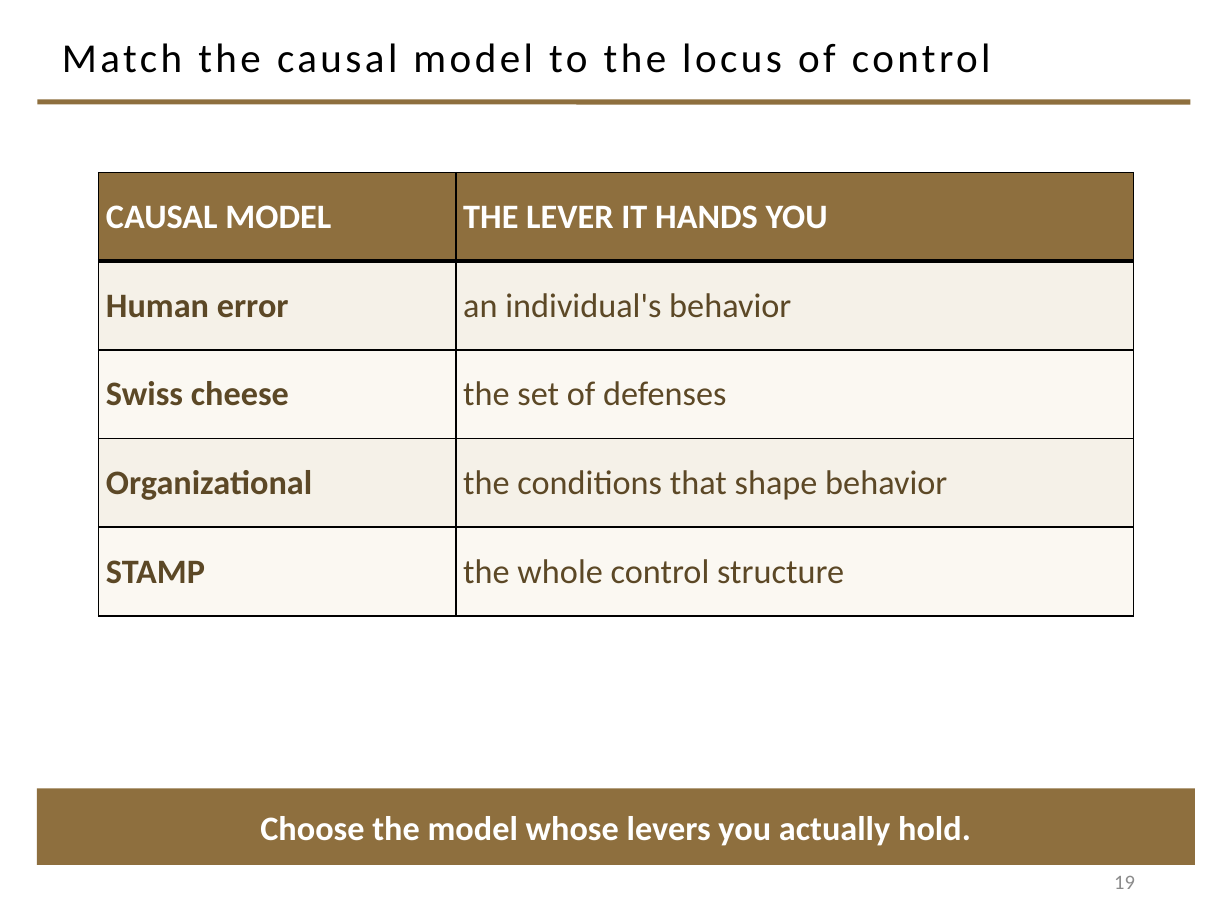
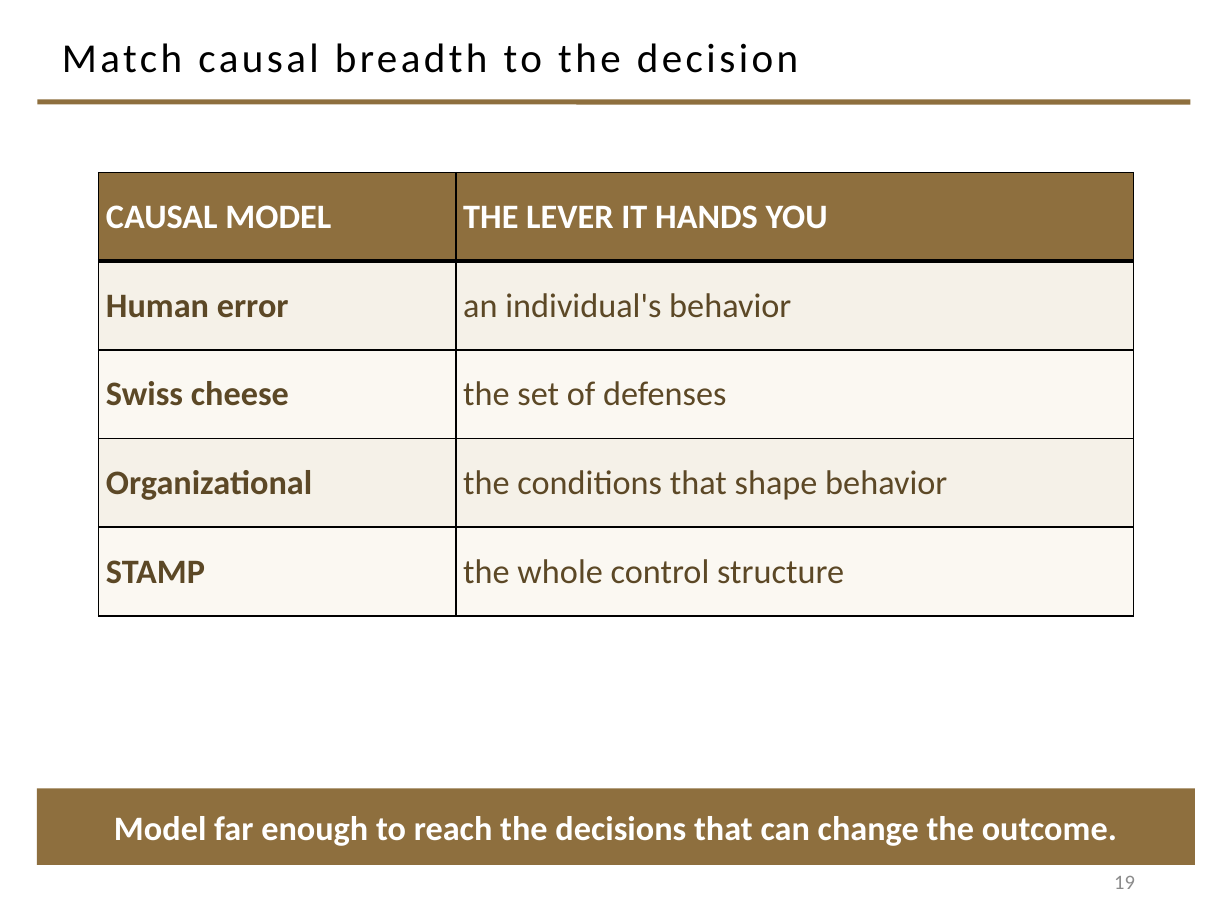
Before and after one commit to davisjam/model-based-agentic-software-engineering, a slide deck: slide 19 of course/lectures/act-2-delegation-and-control/04-failure-aware-engineering/2-4-Failure-Aware-Engineering.pptx. Drawn at 1232x924 pixels with LibreOffice and Linux fonts; fonts in the diff are those of the drawing; background and template pictures are left out. Boxes give left, top, right and bottom in pixels: in the first picture for what was removed or moved away, otherwise in the second. Text is boxed around its words. In the diff, an @@ line names an element or a change of style, - is before the commit and + after.

```diff
--- a/course/lectures/act-2-delegation-and-control/04-failure-aware-engineering/2-4-Failure-Aware-Engineering.pptx
+++ b/course/lectures/act-2-delegation-and-control/04-failure-aware-engineering/2-4-Failure-Aware-Engineering.pptx
@@ title at (62,43,798,73): text changed @@
-Match the causal model to the locus of control
+Match causal breadth to the decision
@@ text in rectangle at (114,816,1117,846): text changed @@
-Choose the model whose levers you actually hold.
+Model far enough to reach the decisions that can change the outcome.
```
Also in this commit, not shown: 5 other slides changed.
